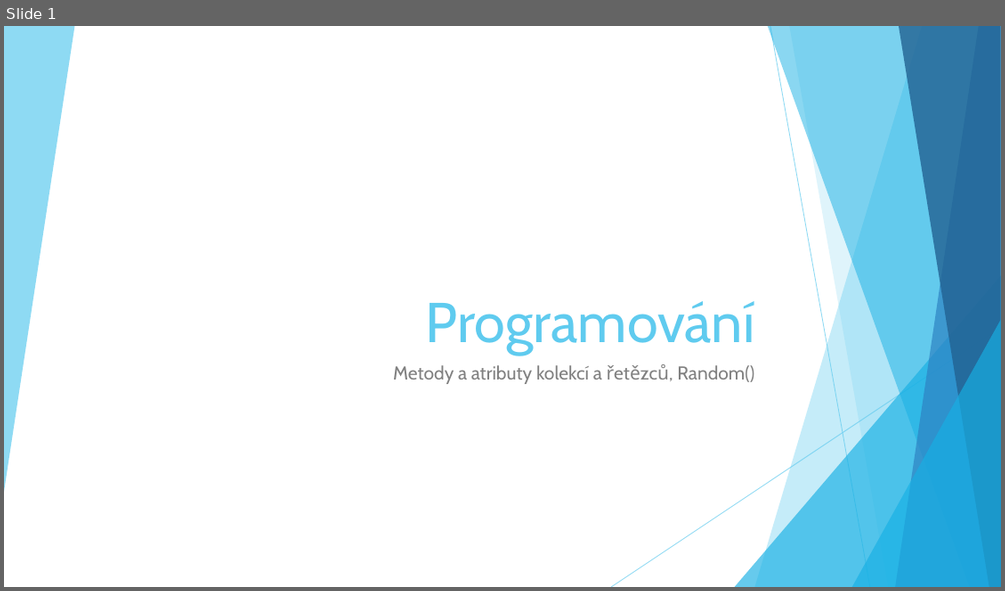
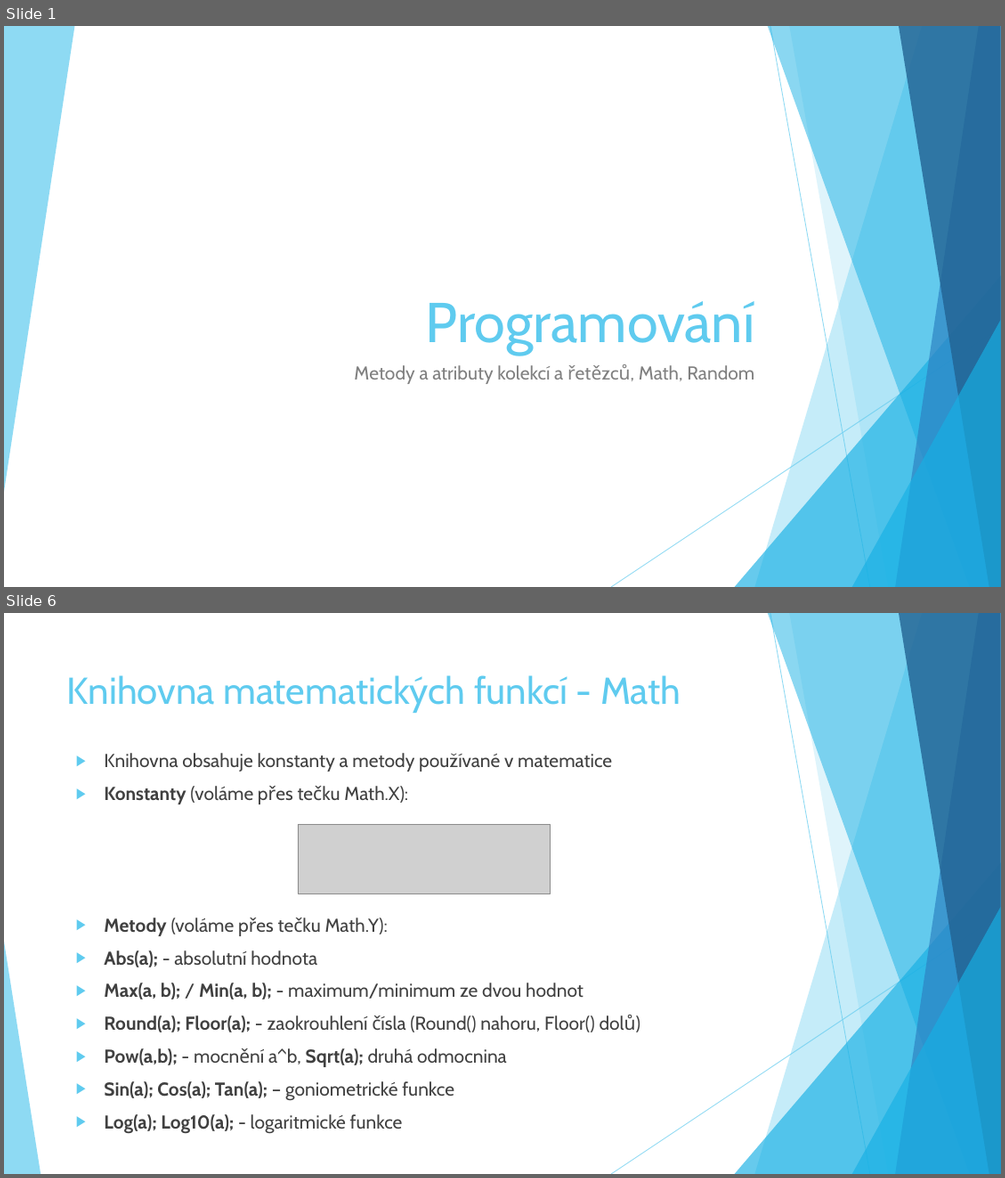
Before and after one commit to dawissl/hradebni, a slide deck: Prezentace/PGM_07.pptx. Shown one above the other, each under a label of ours: slide 1 before the commit, slides 1 and 6 after it; the slides between them are not shown. The pictures are 1005x591 and 1005x1178 pixels, drawn with LibreOffice and Linux fonts; fonts in the diff are those of the drawing; grey boxes stand for pictures. Boxes give left, top, right and bottom in pixels: in the first picture for what was removed or moved away, otherwise in the second. Text is boxed around its words. In the diff, an @@ line names an element or a change of style, - is before the commit and + after.

Commit message:
add presentaion 07 - Math, Random, Objects methods

```diff
--- a/Prezentace/PGM_07.pptx
+++ b/Prezentace/PGM_07.pptx
@@ slide 6 added at bbox=[4, 613, 1001, 1174], background #FFFFFF; not listed: 9 template elements that a slide beside it also shows @@
@@ title added at bbox=[67, 675, 681, 713], 36 pt, text #5FCBEF @@
+Knihovna matematických funkcí - Math
@@ text added at bbox=[104, 753, 612, 1134], 18 pt, text #404040 @@
+▶ Knihovna obsahuje konstanty a metody používané v matematice
+▶ Konstanty (voláme přes tečku Math.X):
+▶ Metody (voláme přes tečku Math.Y):
+▶ Abs(a); - absolutní hodnota
+▶ Max(a, b); / Min(a, b); - maximum/minimum ze dvou hodnot
+▶ Round(a); Floor(a); - zaokrouhlení čísla (Round() nahoru, Floor() dolů)
+▶ Pow(a,b); - mocnění a^b, Sqrt(a); druhá odmocnina
+▶ Sin(a); Cos(a); Tan(a); – goniometrické funkce
+▶ Log(a); Log10(a); - logaritmické funkce
@@ picture added at bbox=[298, 824, 550, 893] @@
@@ triangle added at bbox=[4, 941, 40, 1174], fill #5FCBEF at 70% opacity @@
@@ slide 1 changed as well @@
@@ subtitle at bbox=[354, 365, 754, 384]: text changed @@
-Metody a atributy kolekcí a řetězců, Random()
+Metody a atributy kolekcí a řetězců, Math, Random
```
Also in this commit, not shown: 5 other slides added, 3 other files.
